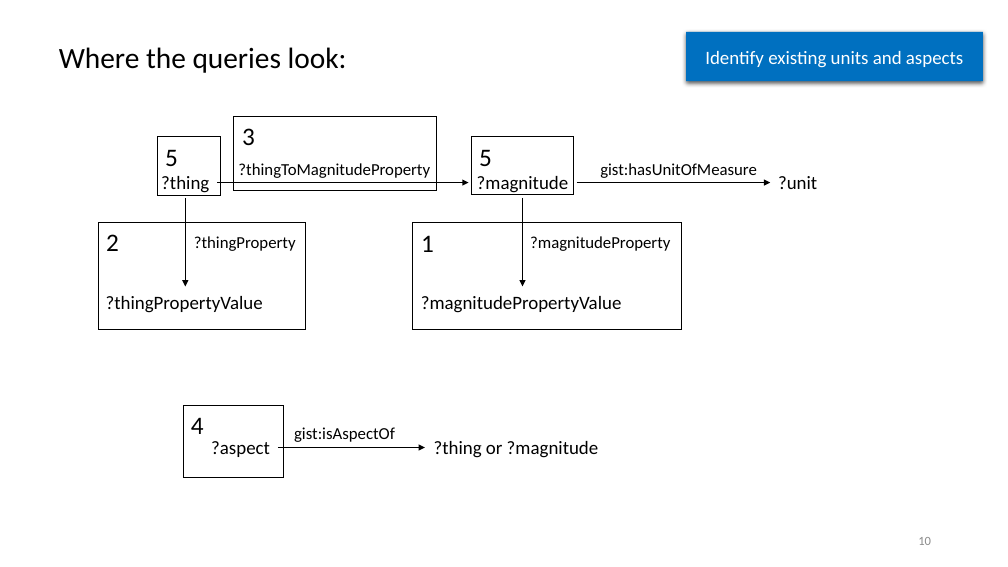
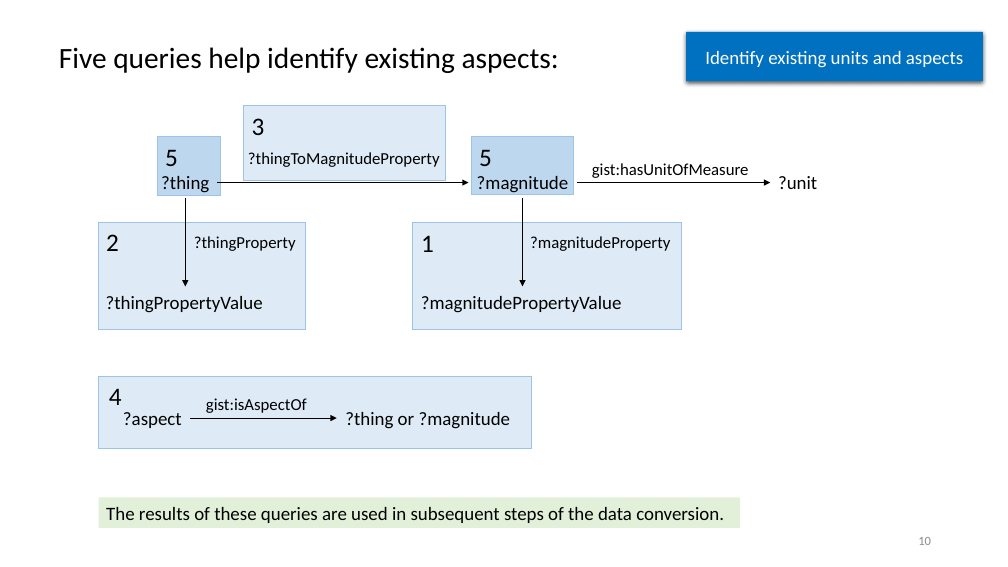
Before and after one commit to semanticarts/gist, a slide deck: slide 10 of migration/v13.0/uomDataConversion.pptx. Drawn at 1008x567 pixels with LibreOffice and Linux fonts; fonts in the diff are those of the drawing. Boxes give left, top, right and bottom in pixels: in the first picture for what was removed or moved away, otherwise in the second. Text is boxed around its words. In the diff, an @@ line names an element or a change of style, - is before the commit and + after.

Commit message:
editorial changes to data conversion explanation

```diff
--- a/migration/v13.0/uomDataConversion.pptx
+++ b/migration/v13.0/uomDataConversion.pptx
@@ text at [59, 47, 559, 73]: text changed @@
-Where the queries look:
+Five queries help identify existing aspects:
@@ 2 texts, 1 rectangle: place and size @@
-2 texts, 1 rectangle at [234, 116, 436, 191]
+2 texts, 1 rectangle at [243, 106, 446, 181]
@@ rectangle at [157, 137, 221, 196]: fill none to #BDD7EE; outline #000000 1 pt to #9DC3E6 1 pt @@
@@ rectangle at [471, 137, 573, 194]: fill none to #BDD7EE; outline #000000 1 pt to #9DC3E6 1 pt @@
@@ text "gist:hasUnitOfMeasure": place and size @@
-text "gist:hasUnitOfMeasure" at [600, 163, 757, 178]
+text "gist:hasUnitOfMeasure" at [592, 163, 749, 178]
@@ fill none to #DEEBF7; outline #000000 1 pt to #9DC3E6 1 pt in 4 elements at [412, 222, 681, 329], [98, 222, 306, 329], [243, 106, 446, 181], [98, 377, 532, 448] @@
@@ rectangle: place and size @@
-rectangle at [183, 406, 284, 478]
+rectangle at [98, 377, 532, 448]
@@ text "4": place and size @@
-text "4" at [191, 417, 204, 434]
+text "4" at [109, 388, 122, 405]
@@ 3 texts, 1 arrow: place and size @@
-3 texts, 1 arrow at [211, 427, 599, 458]
+3 texts, 1 arrow at [123, 398, 511, 429]
@@ rectangle added at [99, 498, 740, 528], fill #E2F0D9, 18 pt, text #000000 @@
+The results of these queries are used in subsequent steps of the data conversion.
```
Also in this commit, not shown: 11 other slides changed.
